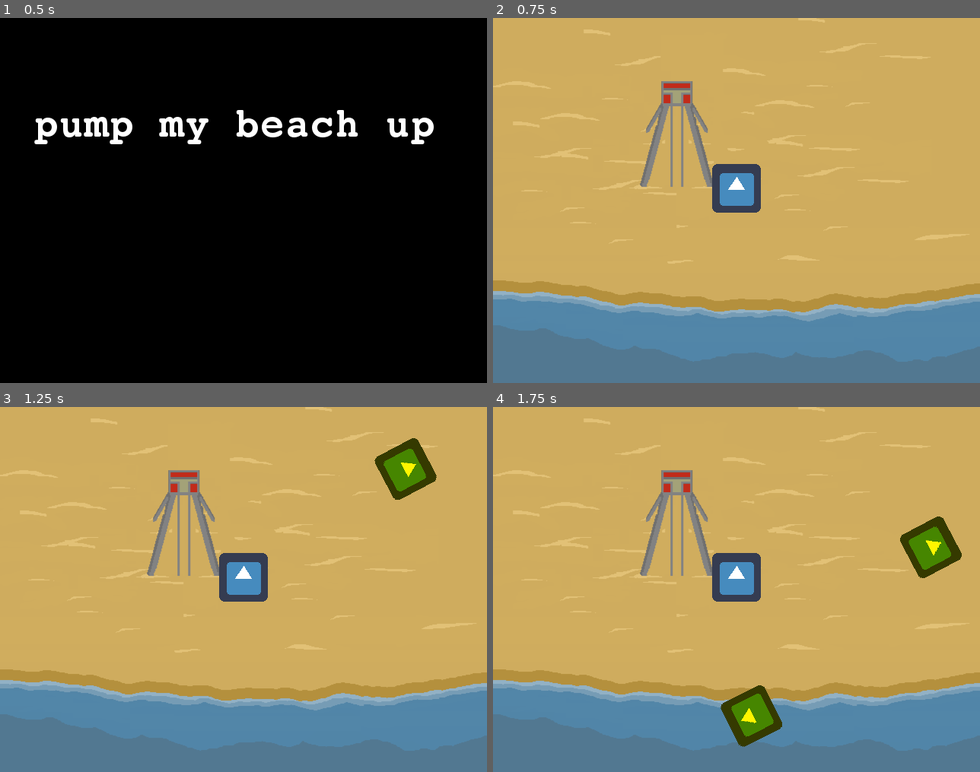
Above: before the commit, frames 1-4 (two rows, left to right).
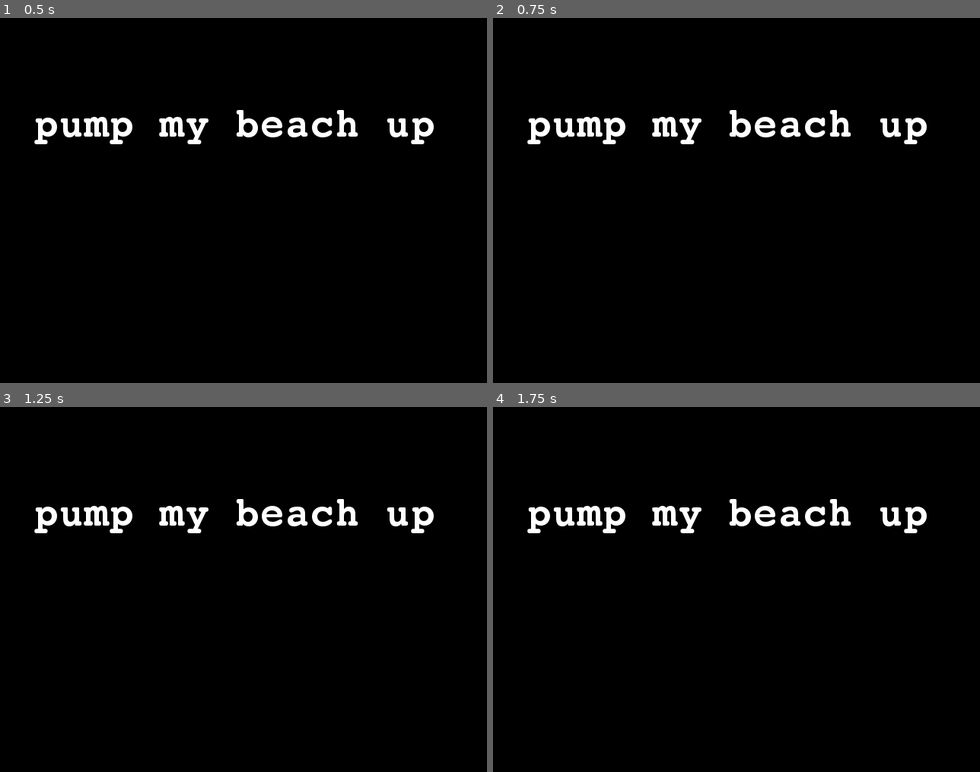
Above: after the commit, the same moments.

Repository: Boyquotes/SmackMyBeach
Game: Godot game, scene res://Titre.tscn
Same seed, same stepped clock (60 frames per second), same inputs: the game is played once before the commit and once after it. The engine's default icon, where the game draws it, is replaced by a stand-in: a white triangle on a blue panel in a dark square.
Inputs:
- Up to frame 1 (0.5 s): no input
- Up to frame 2 (0.75 s): tap Enter at 0.5 s; hold Right (ui_right) from 0.53 s (still down)
- Up to frame 3 (1.25 s): keep holding Right (ui_right)
- Up to frame 4 (1.75 s): release Right (ui_right) at 1.28 s; hold Down (ui_down) from 1.28 s (still down)

Frame 1 is identical in both runs. In frame 2, 100% of the frame differs, in the area x 0-100%, y 0-100%; in frame 3, 100%; in frame 4, 100%.
Error before the commit: Parse Error: Mixed tabs and spaces in indentation. (res://Player.gd:13)

Commit message:
La mouette s'arrete sur son emplacement

Diff:
--- a/Beach.gd
+++ b/Beach.gd
@@ -1,10 +1,19 @@
 extends Node2D
 
 export (PackedScene) var Gertrude
+export (PackedScene) var LaMouette
+
+var velocity = Vector2()
 var score
+var cible = Vector2()
+var libre = true
+
+signal emplacement
+signal stopLaMouette
 
 func _ready():
 	print('gooooo')
+	get_parent().connect("stopLaMouette", self, "_on_stopLaMouette")
 	$GertrudeTimer.start()
 	randomize()
 
@@ -24,3 +33,49 @@
 	gertrude.rotation = direction
 	# Choose the velocity.
 	gertrude.set_linear_velocity(Vector2(rand_range(gertrude.MIN_SPEED, gertrude.MAX_SPEED), 0).rotated(direction))
+
+	#La mouette
+	# Choose a random location on Path2D.
+	var point = rand_range(0,300)
+	var lamouette = LaMouette.instance()
+	add_child(lamouette)
+	lamouette.position = Vector2(lamouette.position.x,point)
+
+	# Set the LaMouette's direction perpendicular to the path direction.
+	#for i in range(0,400):
+		#lamouette.position = Vector2(i,100)
+
+	#lamouette.position = Vector2(400,10)
+	# Set the LaMouette's position to a random location.
+	#lamouette.move_and_slide($GertrudePath/GertrudeSpawnLocation.position)
+	# Add some randomness to the direction.
+
+	# lamouette.rotation = direction
+	# Choose the velocity.
+
+
+func _on_Emplacement_area_entered(area):
+	var position_emplacement = area.position
+#	print(position_emplacement)
+
+	#area.queue_free()
+	print(libre)
+#	print("on est la")
+#	emit_signal("emplacement")
+	if libre:
+		area.lezarde(position_emplacement)
+#		emit_signal("stopLaMouette")
+	libre = false
+	pass # replace with function body
+
+
+func _on_Beach_emplacement():
+	print("prends l'emplacement")
+	emit_signal("stopLaMouette")
+	pass # replace with function body
+
+
+func _on_Beach_stopLaMouette():
+	#$LaMouette.alors()
+	print("_on_stopLaMouette")
+	pass # replace with function body
--- a/Beach.tscn
+++ b/Beach.tscn
@@ -1,9 +1,10 @@
-[gd_scene load_steps=6 format=2]
+[gd_scene load_steps=8 format=2]
 
 [ext_resource path="res://Beach.gd" type="Script" id=1]
 [ext_resource path="res://Gertrude.tscn" type="PackedScene" id=2]
-[ext_resource path="res://assets/beach.png" type="Texture" id=3]
-[ext_resource path="res://Player.tscn" type="PackedScene" id=4]
+[ext_resource path="res://LaMouette.tscn" type="PackedScene" id=3]
+[ext_resource path="res://assets/beach.png" type="Texture" id=4]
+[ext_resource path="res://Player.tscn" type="PackedScene" id=5]
 
 [sub_resource type="Curve2D" id=1]
 
@@ -12,17 +13,23 @@
 "points": PoolVector2Array( 0, 0, 0, 0, 0, 0, 0, 0, 0, 0, 640, 0, 0, 0, 0, 0, 640, 480, 0, 0, 0, 0, 0, 480, 0, 0, 0, 0, 0, 0 )
 }
 
+[sub_resource type="RectangleShape2D" id=2]
+
+custom_solver_bias = 0.0
+extents = Vector2( 8.10019, 27.856 )
+
 [node name="Beach" type="Node2D"]
 
 script = ExtResource( 1 )
 Gertrude = ExtResource( 2 )
+LaMouette = ExtResource( 3 )
 
 [node name="Sprite" type="Sprite" parent="." index="0"]
 
 position = Vector2( 320.222, 240.089 )
-texture = ExtResource( 3 )
+texture = ExtResource( 4 )
 
-[node name="Player" parent="." index="1" instance=ExtResource( 4 )]
+[node name="Player" parent="." index="1" instance=ExtResource( 5 )]
 
 [node name="GertrudeTimer" type="Timer" parent="." index="2"]
 
@@ -46,4 +53,25 @@
 loop = true
 lookahead = 4.0
 
+[node name="Emplacement" type="Area2D" parent="." index="4"]
+
+input_pickable = true
+gravity_vec = Vector2( 0, 1 )
+gravity = 98.0
+linear_damp = 0.1
+angular_damp = 1.0
+audio_bus_override = false
+audio_bus_name = "Master"
+
+[node name="CollisionShape2D" type="CollisionShape2D" parent="Emplacement" index="0"]
+
+position = Vector2( 57.0155, 49.6849 )
+shape = SubResource( 2 )
+
+[connection signal="emplacement" from="." to="." method="_on_Beach_emplacement"]
+
+[connection signal="stopLaMouette" from="." to="." method="_on_Beach_stopLaMouette"]
+
 [connection signal="timeout" from="GertrudeTimer" to="." method="_on_GertrudeTimer_timeout"]
+
+[connection signal="area_entered" from="Emplacement" to="." method="_on_Emplacement_area_entered"]
--- a/Gertrude.tscn
+++ b/Gertrude.tscn
@@ -8,7 +8,7 @@
 custom_solver_bias = 0.0
 extents = Vector2( 29.8865, 30.4596 )
 
-[node name="Gertrude" type="RigidBody2D" index="0"]
+[node name="Gertrude" type="RigidBody2D"]
 
 modulate = Color( 1, 0.960938, 0, 1 )
 input_pickable = false
@@ -31,8 +31,8 @@
 angular_damp = -1.0
 script = ExtResource( 1 )
 _sections_unfolded = [ "Visibility" ]
-MIN_SPEED = 150
-MAX_SPEED = 250
+MIN_SPEED = 50
+MAX_SPEED = 100
 
 [node name="Sprite" type="Sprite" parent="." index="0"]
 
